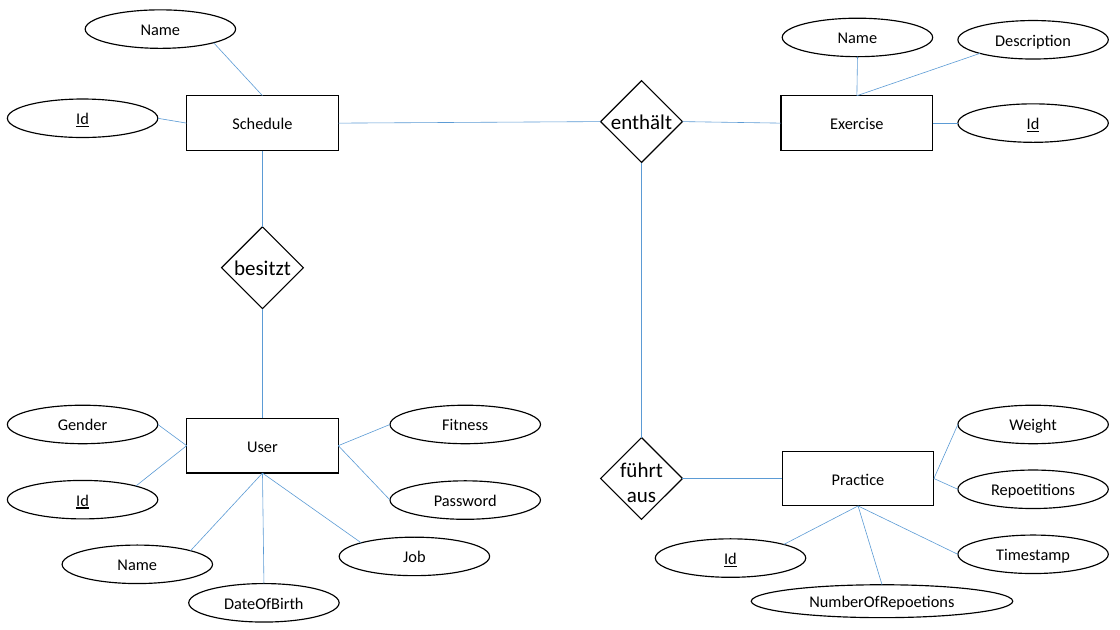
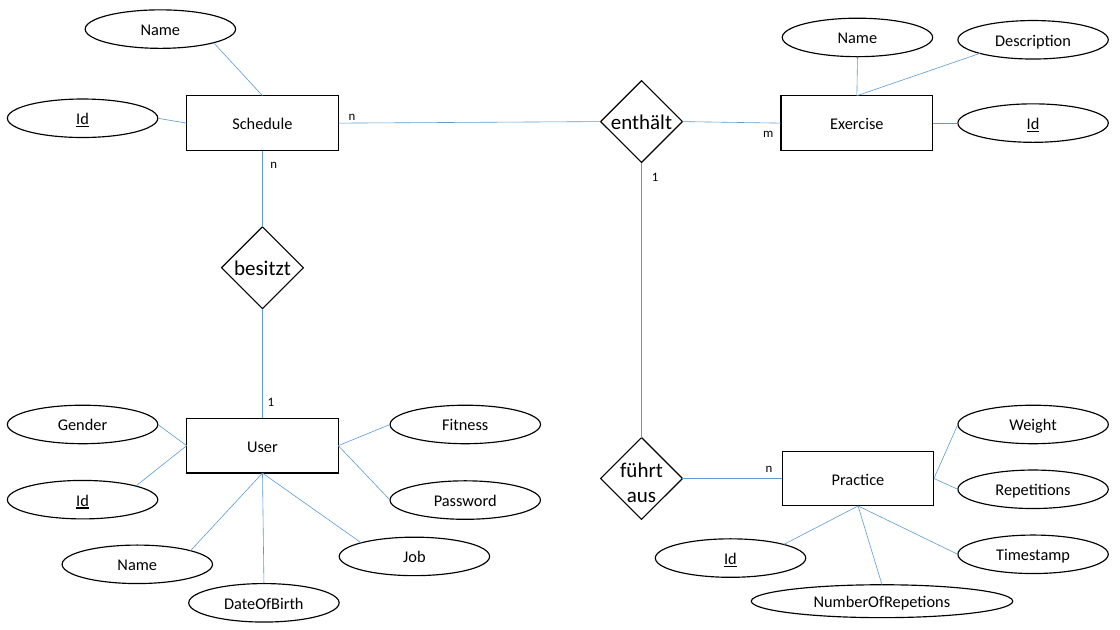
Before and after one commit to Fanuer/fIT, a slide deck: slide 1 of fIT.Documents/Quellen/DB-Entwurf.pptx. Drawn at 1120x630 pixels with LibreOffice and Linux fonts; fonts in the diff are those of the drawing. Boxes give left, top, right and bottom in pixels: in the first picture for what was removed or moved away, otherwise in the second. Text is boxed around its words. In the diff, an @@ line names an element or a change of style, - is before the commit and + after.

```diff
--- a/fIT.Documents/Quellen/DB-Entwurf.pptx
+++ b/fIT.Documents/Quellen/DB-Entwurf.pptx
@@ text added at <box>349,113,356,124</box>, 11 pt, text #000000 @@
+n
@@ text added at <box>763,130,773,137</box>, 11 pt, text #000000 @@
+m
@@ text added at <box>270,162,277,168</box>, 11 pt, text #000000 @@
+n
@@ text added at <box>652,172,658,181</box>, 11 pt, text #000000 @@
+1
@@ text added at <box>268,397,274,406</box>, 11 pt, text #000000 @@
+1
@@ text added at <box>766,465,773,472</box>, 11 pt, text #000000 @@
+n
@@ text in ellipse at <box>995,484,1070,498</box>: text changed @@
-Repoetitions
+Repetitions
@@ text in ellipse at <box>814,595,951,610</box>: text changed @@
-NumberOfRepoetions
+NumberOfRepetions
```
Also in this commit, not shown: 7 other files.
